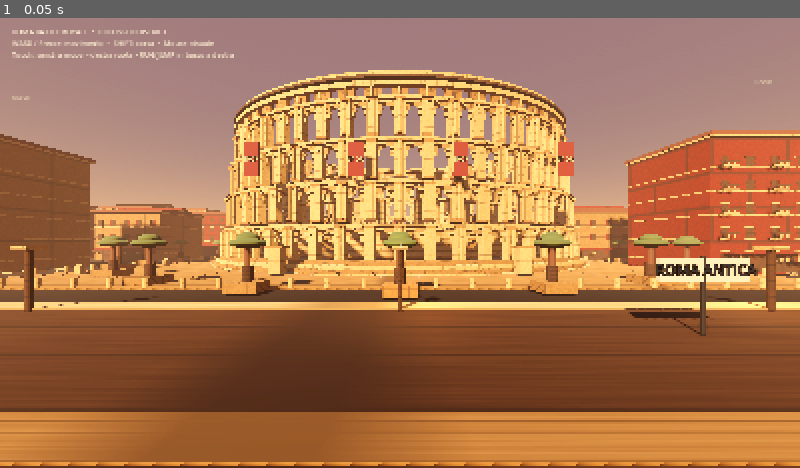
Above: before the commit, frame 1.
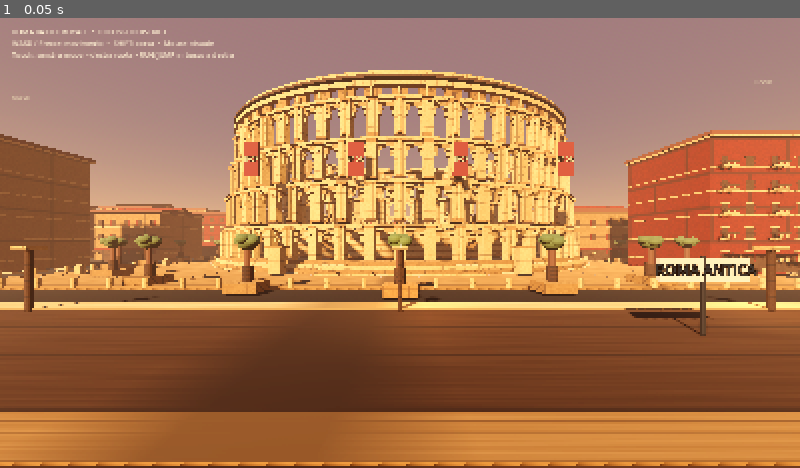
Above: after the commit, the same moment.

Repository: romabattleroyale/Roma-BRT
Game: Godot game, scene res://main.tscn
Two runs of this game, one before a commit and one after it. Both use one fixed random seed, a clock stepped at 60 frames per second and the inputs below.
Inputs:
- Up to frame 1 (0.05 s): no input

The runs differ from the first frame. In frame 1, 0.5% of the frame differs, in the area x 12-88%, y 47-60%.

Commit message:
Replace flat stylized tree discs with layered clustered foliage canopies

Diff:
--- a/quality_lab/main.gd
+++ b/quality_lab/main.gd
@@ -616,14 +616,21 @@
 	tree.position = origin
 	add_child(tree)
 	_cylinder(tree, 0.23, 2.2, Vector3(0, -0.3, 0), _mat(Color("#6a432d")), 9)
-	for i in range(2):
+	var cluster_positions := [
+		Vector3(0, 1.05, 0),
+		Vector3(radius * 0.48, 1.18, radius * 0.10),
+		Vector3(-radius * 0.42, 1.12, -radius * 0.18),
+		Vector3(radius * 0.10, 1.30, -radius * 0.45),
+		Vector3(-radius * 0.12, 1.26, radius * 0.42)
+	]
+	for i in range(cluster_positions.size()):
 		var canopy := MeshInstance3D.new()
 		var sphere := SphereMesh.new()
-		sphere.radius = radius * (1.0 if i == 0 else 0.72)
-		sphere.height = height * (0.78 if i == 0 else 0.72)
+		sphere.radius = radius * (0.68 if i == 0 else 0.46)
+		sphere.height = sphere.radius * 2.0
 		canopy.mesh = sphere
-		canopy.scale = Vector3(1.18 if i == 0 else 1.0, 0.55 if i == 0 else 0.68, 1.18 if i == 0 else 1.0)
-		canopy.position = Vector3(0, 1.0 if i == 0 else 1.38, 0)
+		canopy.position = cluster_positions[i]
+		canopy.scale = Vector3(1.0, height / maxf(radius * 2.0, 0.1), 1.0)
 		canopy.material_override = material
 		tree.add_child(canopy)
 	return tree
